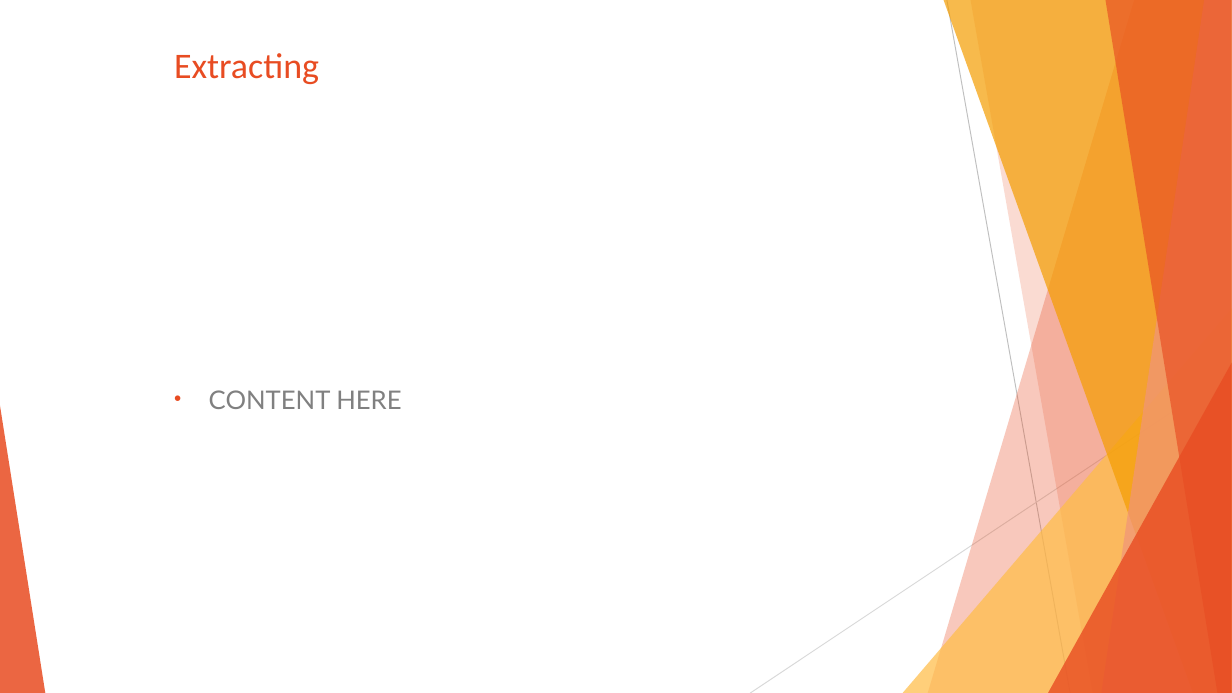
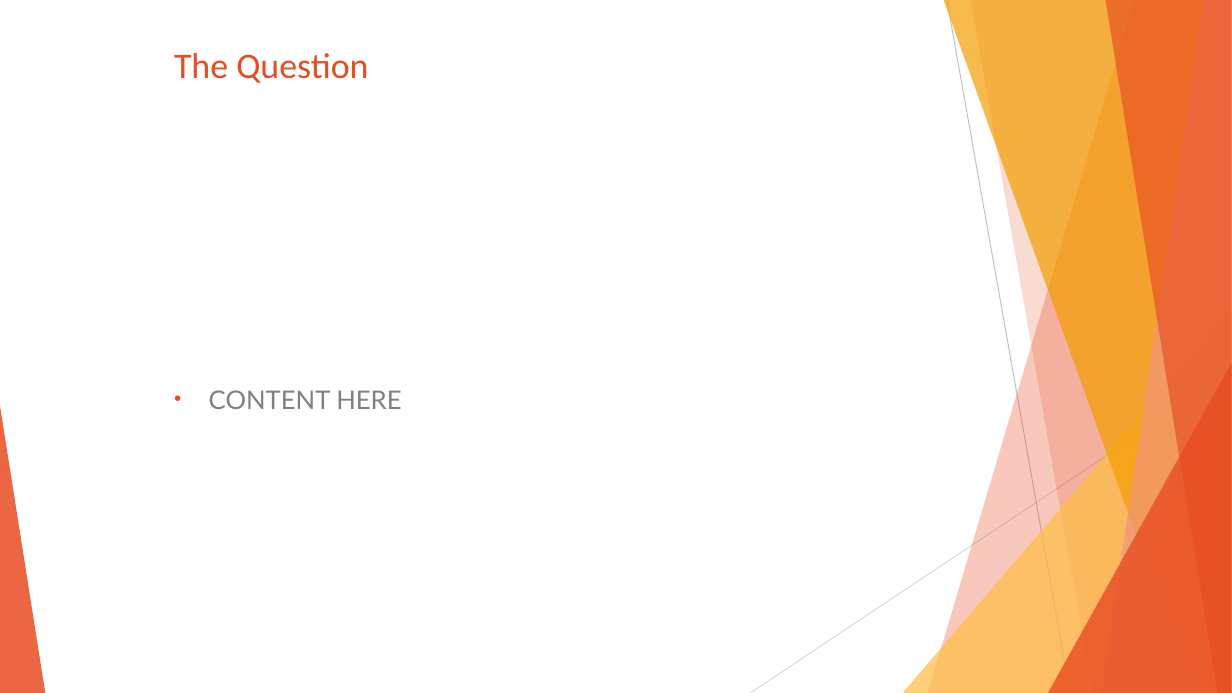
Before and after one commit to SanabuW/NYT-API-Analysis, a slide deck: slide 18 of common/(presentation_temp_file).pptx (slide 11 before the commit). Drawn at 1232x693 pixels with LibreOffice and Linux fonts; fonts in the diff are those of the drawing. Boxes give left, top, right and bottom in pixels: in the first picture for what was removed or moved away, otherwise in the second. Text is boxed around its words. In the diff, an @@ line names an element or a change of style, - is before the commit and + after.

```diff
--- a/common/(presentation_temp_file).pptx
+++ b/common/(presentation_temp_file).pptx
@@ title at (x1=174, y1=53, x2=368, y2=83): text changed @@
-Extracting
+The Question
```
Also in this commit, not shown: 9 other slides changed, 8 slides added, 8 other files.
